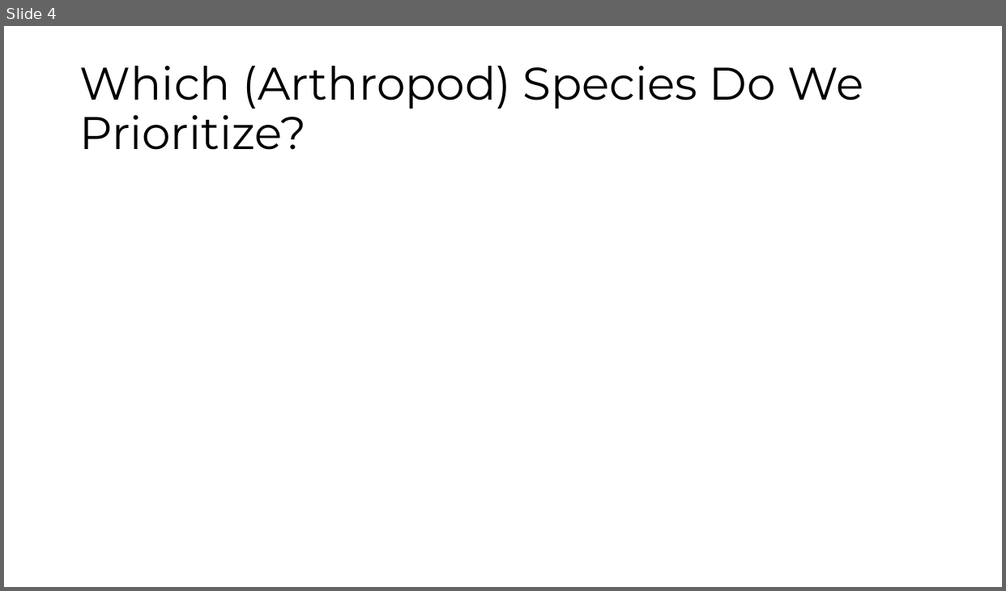
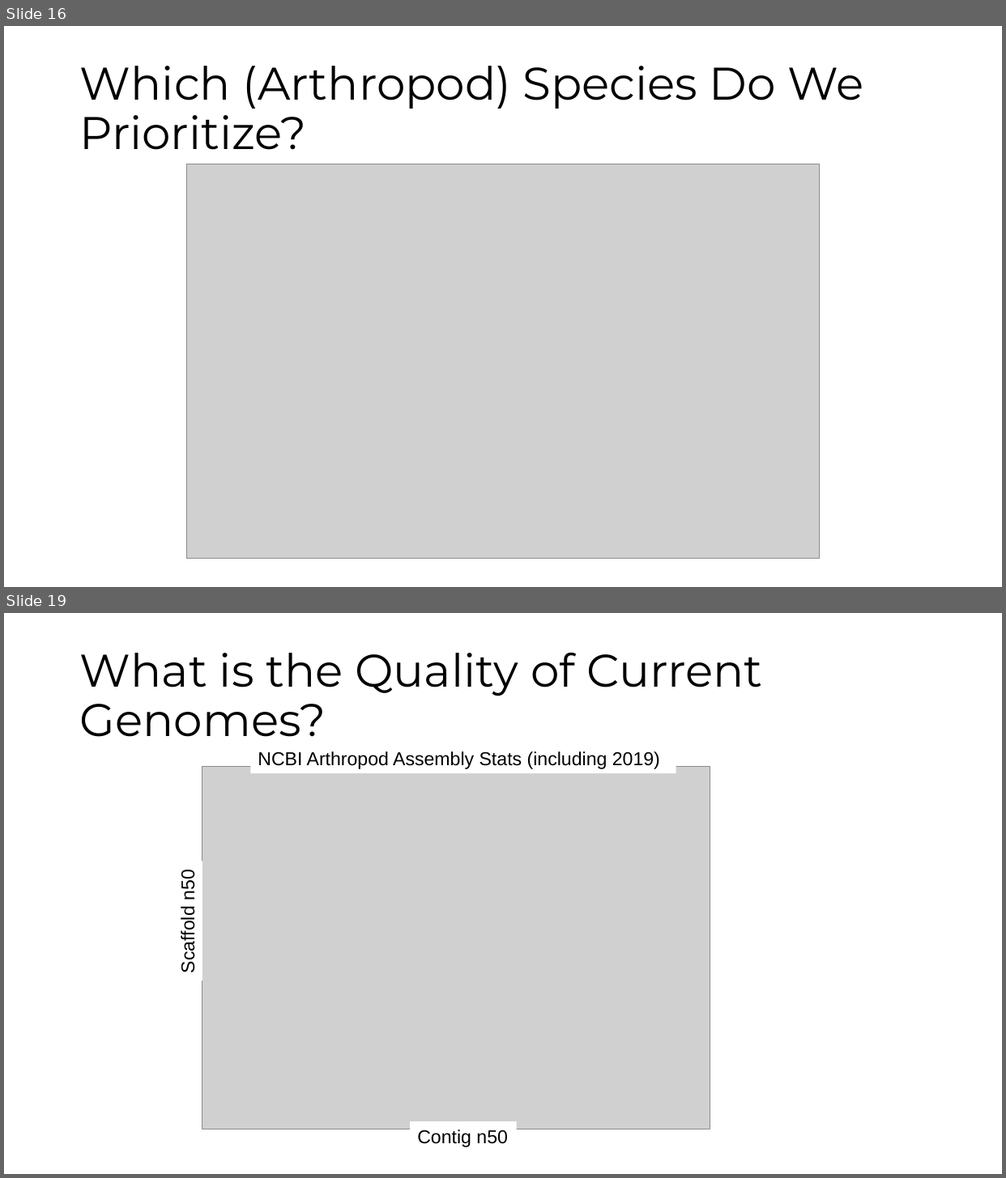
Before and after one commit to molikd/SearchPrioritize, a slide deck: Entomology_Outline.pptx. Shown one above the other, each under a label of ours: slide 4 before the commit, slides 16 and 19 after it; the slides between them are not shown. The pictures are 1006x591 and 1006x1178 pixels, drawn with LibreOffice and Linux fonts; fonts in the diff are those of the drawing; grey boxes stand for pictures. Boxes give left, top, right and bottom in pixels: in the first picture for what was removed or moved away, otherwise in the second. Text is boxed around its words. In the diff, an @@ line names an element or a change of style, - is before the commit and + after.

```diff
--- a/Entomology_Outline.pptx
+++ b/Entomology_Outline.pptx
@@ slide 19 added at bbox=[4, 613, 1002, 1174], background #FFFFFF @@
@@ title added at bbox=[80, 653, 763, 737], 44 pt, text #000000 @@
+What is the Quality of Current Genomes?
@@ rectangle added at bbox=[250, 743, 676, 773], fill #FFFFFF, 18 pt, text #000000 @@
+NCBI Arthropod Assembly Stats (including 2019)
@@ picture added at bbox=[202, 766, 710, 1130] @@
@@ rectangle added at bbox=[172, 861, 202, 981], fill #FFFFFF, 18 pt, text #000000 @@
+Scaffold n50
@@ rectangle added at bbox=[411, 1122, 517, 1152], fill #FFFFFF, 18 pt, text #000000 @@
+Contig n50
@@ what was slide 4 is now slide 16 @@
@@ slide 16 changed as well @@
@@ picture added at bbox=[187, 165, 820, 558] @@
```
Also in this commit, not shown: 3 other slides changed, 14 other slides added, 15 other files.
